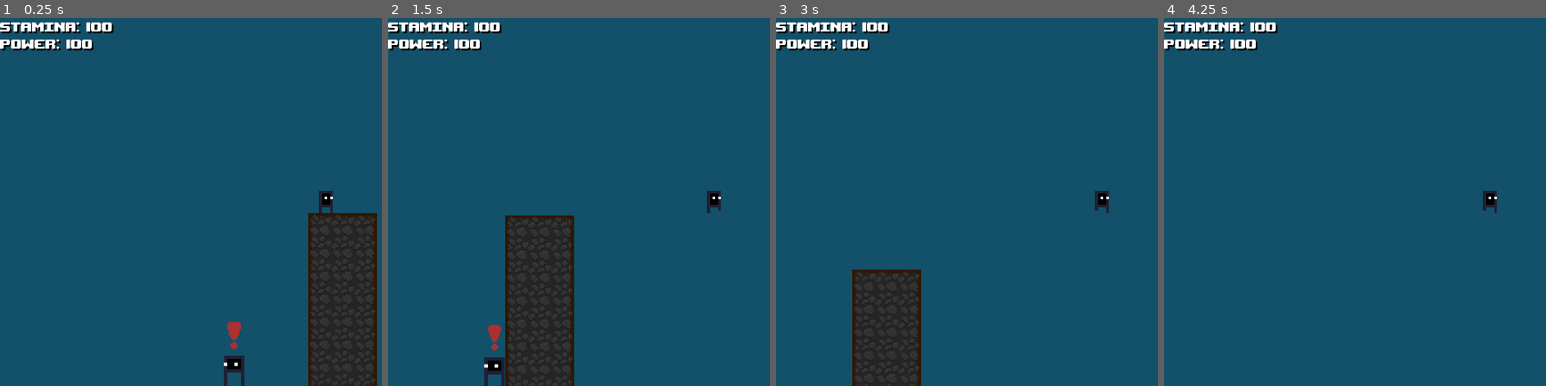
Above: before the commit, frames 1-4 (left to right).
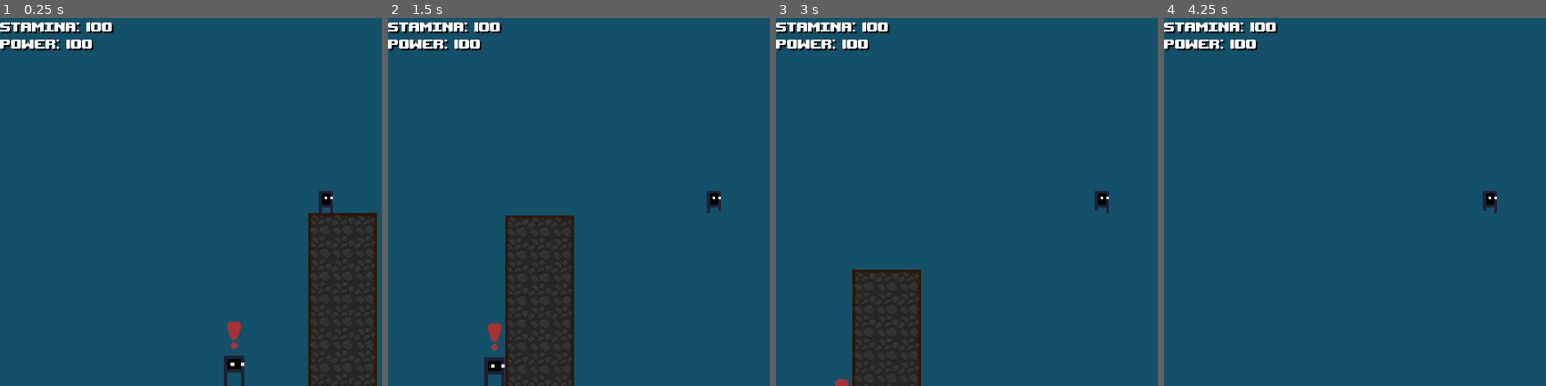
Above: after the commit, the same moments.

Repository: NicolasLFerreira/Cytoplasmic-Warrior
Game: Godot game, scene res://maps/TutorialMap.tscn
Same seed, same stepped clock (60 frames per second), same inputs: the game is played once before the commit and once after it.
Inputs:
- Up to frame 1 (0.25 s): no input
- Up to frame 2 (1.5 s): hold D (walk_right) from 0.53 s (still down); tap G (G) at 0.6, 1.35 s; tap K (air_jump) at 0.77 s
- Up to frame 3 (3 s): tap K (air_jump) at 1.52 s; release D (walk_right) at 2.03 s; hold A (walk_left) 2.03-2.78 s; tap L (convert) at 2.1 s; tap G (G) at 2.3 s; hold D (walk_right) from 2.78 s (still down); tap J (dash) at 2.85 s
- Up to frame 4 (4.25 s): keep holding D (walk_right); tap K (air_jump) at 3.02, 3.77 s; tap G (G) at 3.05, 3.8 s; tap N (dodge) at 3.6 s

The runs differ from the first frame. In frame 1, less than 0.1% of the frame differs, in the area x 58-65%, y 93-95%; in frame 2, less than 0.1%, in the area x 25-31%, y 82-96%; in frame 3, less than 0.1%; in frame 4, nothing differs.

Commit message:
Added TSN-1 and fixed some collision areas

Diff:
--- /dev/null
+++ b/enemies/TSN-1PhysicsBody.tscn
@@ -0,0 +1,29 @@
+[gd_scene load_steps=2 format=2]
+
+[ext_resource path="res://enemies/base/EnemyBase.tscn" type="PackedScene" id=1]
+
+[node name="TSN-1PhysicsBody" instance=ExtResource( 1 )]
+position = Vector2( 0.101322, 0.0675449 )
+scale = Vector2( 3, 3 )
+
+[node name="ExclamationMark" parent="." index="0"]
+position = Vector2( 0, -8 )
+
+[node name="EnemyBodySprite" parent="." index="1"]
+position = Vector2( 0.270203, -0.540371 )
+animation = "idle"
+
+[node name="EnemyBodyCollision" parent="." index="2"]
+position = Vector2( 0.25, -0.55 )
+scale = Vector2( 0.7, 0.3 )
+
+[node name="KillArea" parent="." index="3"]
+visible = false
+
+[node name="KillCollision" parent="KillArea" index="0"]
+position = Vector2( 0.25, 0 )
+scale = Vector2( 0.75, 0.4 )
+
+[node name="FinderCollision" parent="FinderArea" index="0"]
+visible = false
+scale = Vector2( 7, 7 )
--- a/enemies/base/EnemyBase.tscn
+++ b/enemies/base/EnemyBase.tscn
@@ -16,6 +16,9 @@
 [ext_resource path="res://textures/ui_items/exclamation_mark/exclamation_mark_15.png" type="Texture" id=14]
 [ext_resource path="res://textures/ui_items/exclamation_mark/exclamation_mark_10.png" type="Texture" id=15]
 [ext_resource path="res://textures/ui_items/exclamation_mark/exclamation_mark_8.png" type="Texture" id=16]
+[ext_resource path="res://textures/enemies/tsn-1/tsn1_2.png" type="Texture" id=17]
+[ext_resource path="res://textures/enemies/tsn-1/tsn1_3.png" type="Texture" id=18]
+[ext_resource path="res://textures/enemies/tsn-1/tsn1_1.png" type="Texture" id=19]
 
 [sub_resource type="SpriteFrames" id=5]
 animations = [ {
@@ -26,7 +29,17 @@
 } ]
 
 [sub_resource type="SpriteFrames" id=1]
-animations = [  ]
+animations = [ {
+"frames": [ ExtResource( 19 ) ],
+"loop": true,
+"name": "idle",
+"speed": 5.0
+}, {
+"frames": [ ExtResource( 17 ), ExtResource( 18 ) ],
+"loop": true,
+"name": "moving",
+"speed": 4.0
+} ]
 
 [sub_resource type="RectangleShape2D" id=2]
 
--- a/enemies/base/EnemyBaseMovement.gd
+++ b/enemies/base/EnemyBaseMovement.gd
@@ -1,8 +1,12 @@
 extends KinematicBody2D
+
+# Physics
+
+var vector = Vector2();
+var gravity = 10;
 
 # Movement
 
-var vector = Vector2();
 var factor = 3;
 export var movement_speed = 50;
 
@@ -16,15 +20,22 @@
 # Movement function
 
 func _physics_process(delta):
-	vector = move_and_slide(vector);
+
+	# Physics
+
+	vector = move_and_slide(vector, Vector2(0, -1));
+	if (!is_on_floor()):
+		vector.y += gravity;
+
+	# Movement
 
 	if (inside and !cooldown):
 		if (obj.global_position.x - global_position.x > 0):
 			vector.x = max(vector.x-movement_speed, movement_speed * factor);
-			$EnemyBodySprite.flip_h = false;
+			$EnemyBodySprite.flip_h = true;
 		else:
 			vector.x = min(vector.x+movement_speed, -movement_speed * factor);
-			$EnemyBodySprite.flip_h = true;
+			$EnemyBodySprite.flip_h = false;
 
 
 # Called when player enters area
--- a/enemies/long_legs/LongLegPhysicsBody.tscn
+++ b/enemies/long_legs/LongLegPhysicsBody.tscn
@@ -1,12 +1,26 @@
 [gd_scene load_steps=7 format=2]
 
 [ext_resource path="res://enemies/base/EnemyBase.tscn" type="PackedScene" id=1]
-[ext_resource path="res://enemies/long_legs/LongLegSpecial.gd" type="Script" id=2]
 [ext_resource path="res://textures/enemies/long_leg/longleg_1.png" type="Texture" id=3]
 [ext_resource path="res://textures/enemies/long_leg/longleg_2.png" type="Texture" id=4]
 [ext_resource path="res://textures/enemies/long_leg/longleg_3.png" type="Texture" id=5]
 
-[sub_resource type="SpriteFrames" id=1]
+[sub_resource type="GDScript" id=1]
+script/source = "extends \"res://enemies/base/EnemyBaseMovement.gd\"
+
+func _physics_process(delta):
+	var dir = obj.global_position.x - get_parent().global_position.x;
+	if (false):
+		if (dir > -100 and dir < 100):
+			cooldown = true;
+			vector.x = max(vector.x-movement_speed, movement_speed * -30);
+			$Timer.start();
+
+func _on_Timer_timeout():
+	cooldown = false;
+"
+
+[sub_resource type="SpriteFrames" id=2]
 animations = [ {
 "frames": [ ExtResource( 3 ) ],
 "loop": true,
@@ -21,14 +35,15 @@
 
 [node name="LongLegPhysicsBody" instance=ExtResource( 1 )]
 scale = Vector2( 3, 3 )
-script = ExtResource( 2 )
+script = SubResource( 1 )
 movement_speed = 100
 
 [node name="ExclamationMark" parent="." index="0"]
 position = Vector2( 0, -12 )
 
 [node name="EnemyBodySprite" parent="." index="1"]
-frames = SubResource( 1 )
+frames = SubResource( 2 )
+animation = "idle"
 playing = true
 
 [node name="EnemyBodyCollision" parent="." index="2"]
@@ -41,5 +56,5 @@
 wait_time = 2.0
 
 [node name="FinderCollision" parent="FinderArea" index="0"]
-scale = Vector2( 6, 6 )
+scale = Vector2( 7, 7 )
 [connection signal="timeout" from="Timer" to="." method="_on_Timer_timeout"]
--- a/enemies/long_legs/LongLegSpecial.gd
+++ /dev/null
@@ -1,12 +0,0 @@
-extends "res://enemies/base/EnemyBaseMovement.gd"
-
-func _physics_process(delta):
-	var dir = obj.global_position.x - get_parent().global_position.x;
-	if (false):
-		if (dir > -100 and dir < 100):
-			cooldown = true;
-			vector.x = max(vector.x-movement_speed, movement_speed * -30);
-			$Timer.start();
-
-func _on_Timer_timeout():
-	cooldown = false;
Not shown: 1 places in enemies/base/EnemyBase.tscn that only renumber resources
